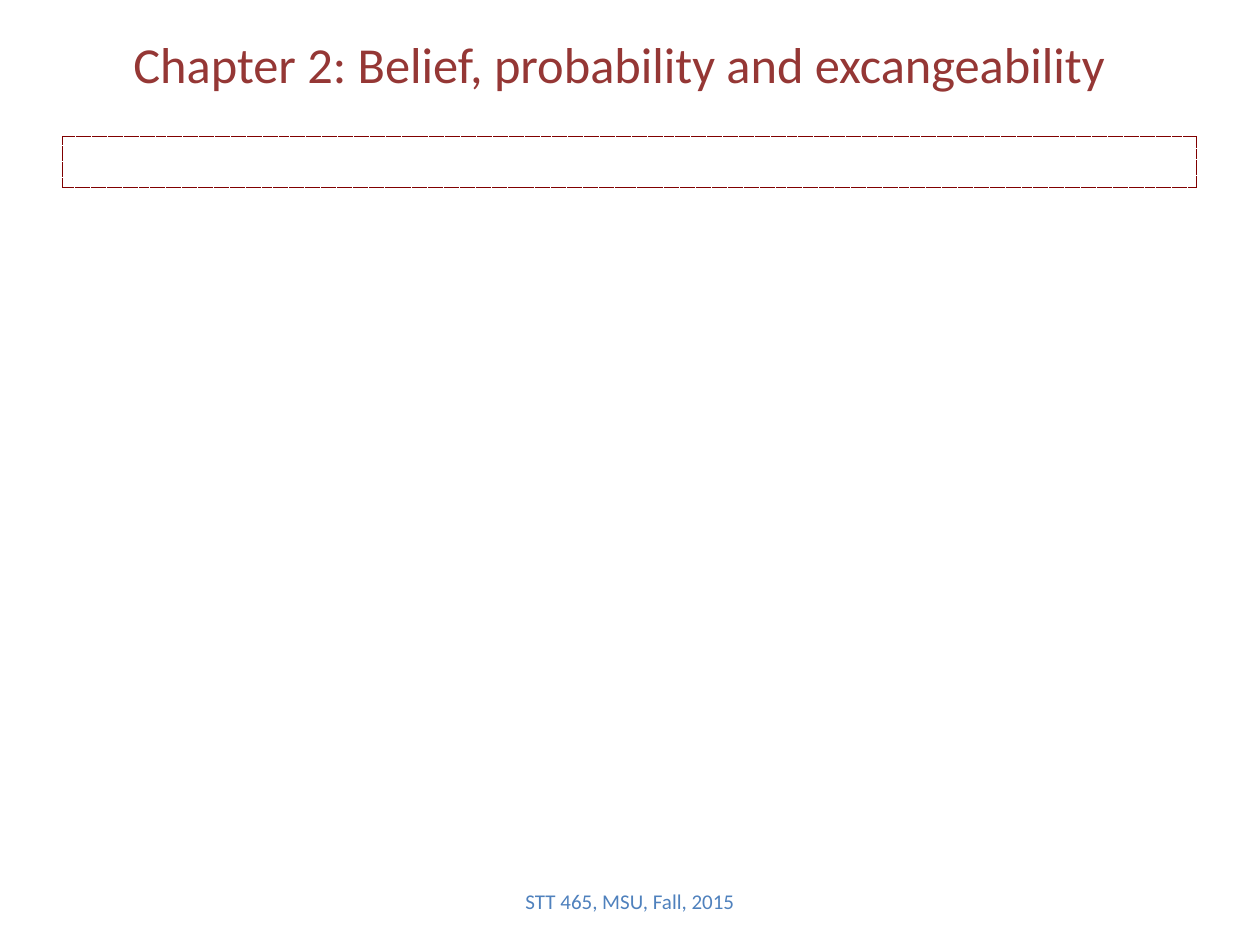
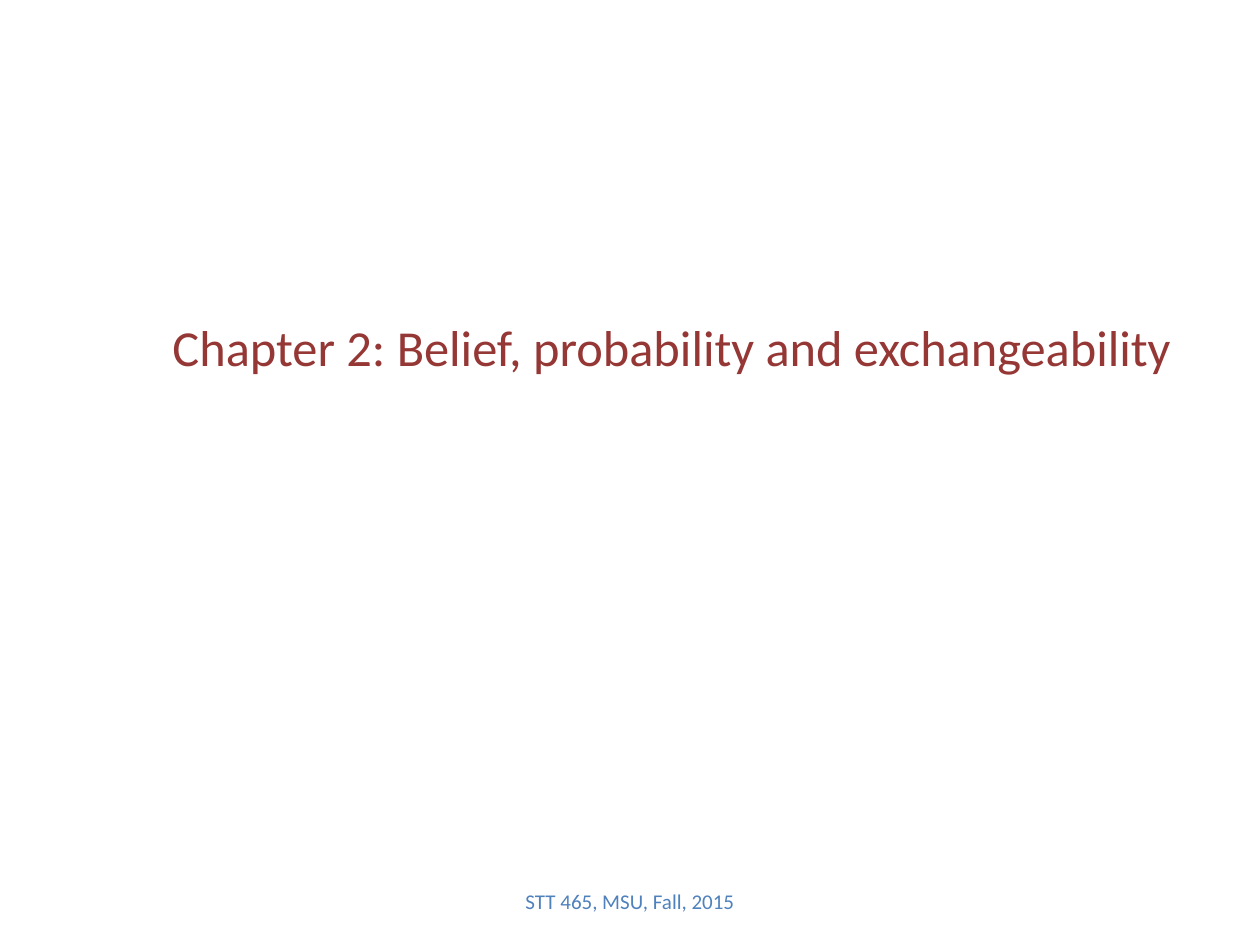
Before and after one commit to Boukos/STT465, a slide deck: slide 1 of STT465_2.pptx. Drawn at 1260x945 pixels with LibreOffice and Linux fonts; fonts in the diff are those of the drawing. Boxes give left, top, right and bottom in pixels: in the first picture for what was removed or moved away, otherwise in the second. Text is boxed around its words. In the diff, an @@ line names an element or a change of style, - is before the commit and + after.

```diff
--- a/STT465_2.pptx
+++ b/STT465_2.pptx
@@ rectangle removed at (63,136,1197,186) @@
@@ title at (172,331,1171,375): text changed @@
-Chapter 2: Belief, probability and excangeability
+Chapter 2: Belief, probability and exchangeability
```
Also in this commit, not shown: 1 slide added.
